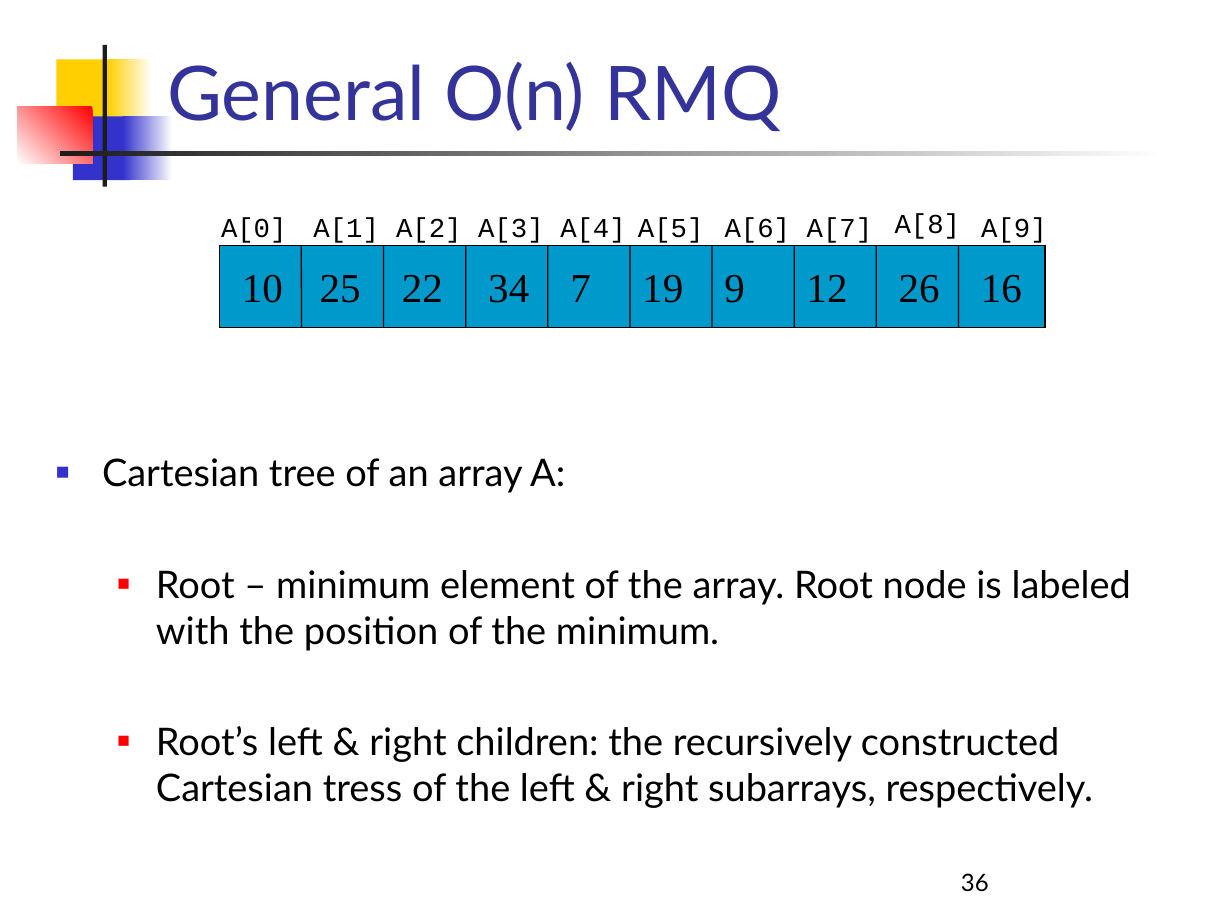
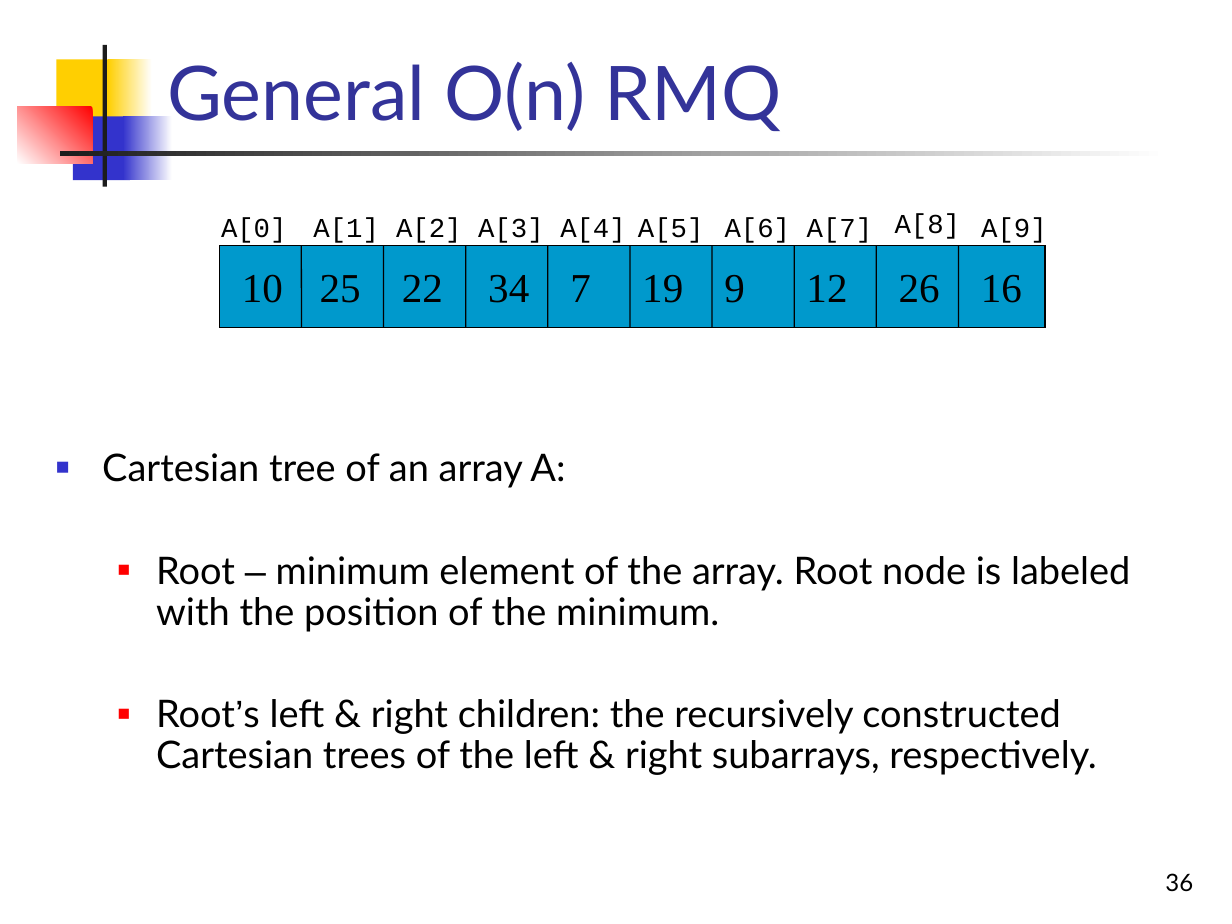
Before and after one commit to pamd/foo, a slide deck: slide 36 of faq/geometry/RMQ_LCA/LCA-seminar-modified.ppt. Drawn at 1232x924 pixels with LibreOffice and Linux fonts; fonts in the diff are those of the drawing. Boxes give left, top, right and bottom in pixels: in the first picture for what was removed or moved away, otherwise in the second. Text is boxed around its words. In the diff, an @@ line names an element or a change of style, - is before the commit and + after.

```diff
--- a/faq/geometry/RMQ_LCA/LCA-seminar-modified.ppt
+++ b/faq/geometry/RMQ_LCA/LCA-seminar-modified.ppt
@@ text at (102,453,1130,632): font Lato to Arial in "–"; line spacing 1 to 0.9 @@
@@ text at (156,699,1097,775): text changed @@
-  ■ Root’s left & right children: the recursively constructed Cartesian tress of the left & right subarrays, respectively.
+  ■ Root’s left & right children: the recursively constructed Cartesian trees of the left & right subarrays, respectively.
@@ page number at (1165,873,1193,892): alignment left to right @@
```
Also in this commit, not shown: 55 other slides changed, 11 other files.
